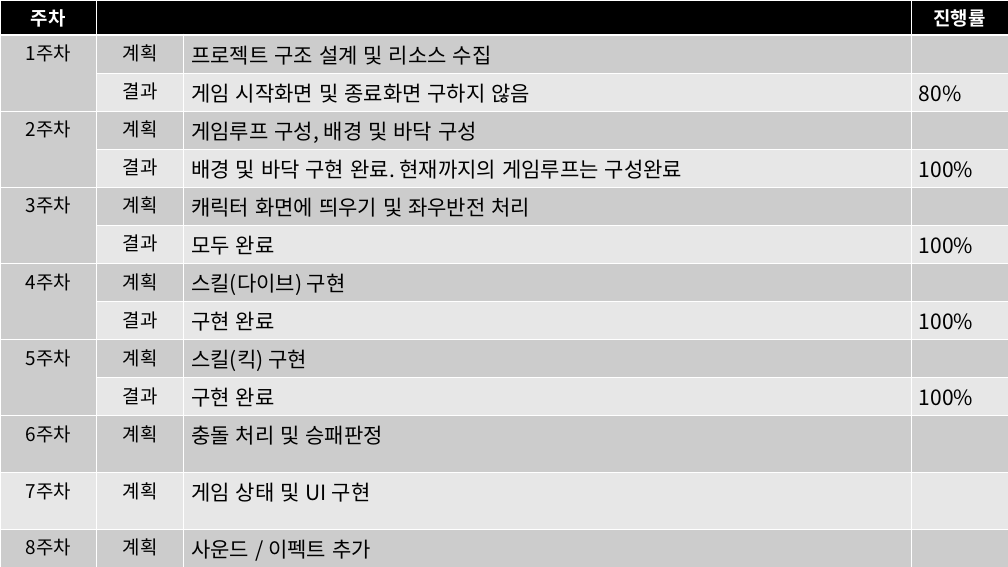
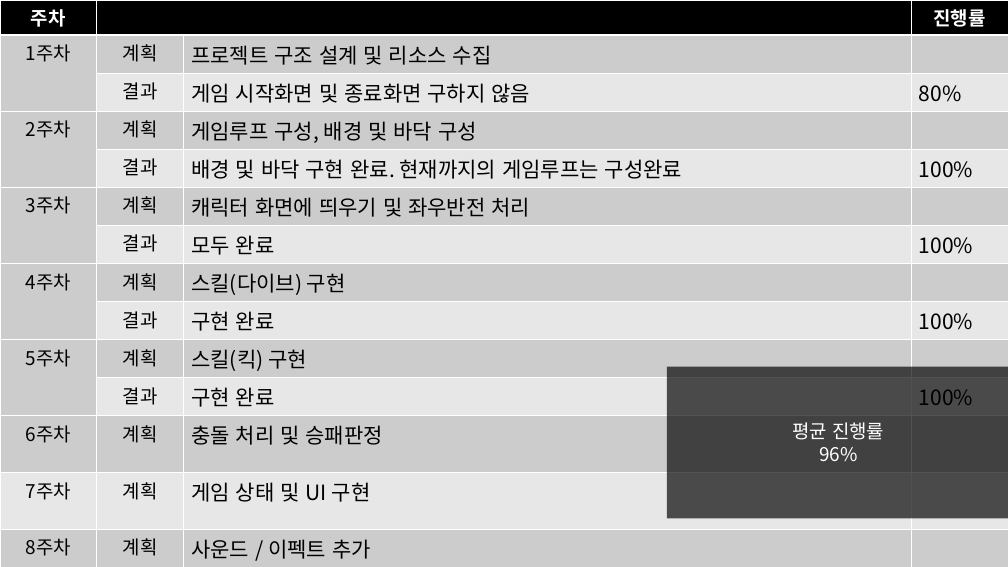
Before and after one commit to seongha0510/2DGP_Termp, a slide deck: slide 2 of 발표자료/2DGP_first_ppt.pptx. Drawn at 1008x567 pixels with LibreOffice and Linux fonts; fonts in the diff are those of the drawing. Boxes give left, top, right and bottom in pixels: in the first picture for what was removed or moved away, otherwise in the second. Text is boxed around its words. In the diff, an @@ line names an element or a change of style, - is before the commit and + after.

```diff
--- a/발표자료/2DGP_first_ppt.pptx
+++ b/발표자료/2DGP_first_ppt.pptx
@@ rectangle added at <box>667,367,1008,519</box>, fill #000000 at 68% opacity, 18 pt, text #FFFFFF @@
+평균 진행률
+96%
```
Also in this commit, not shown: 1 other slide changed, 1 other file.
